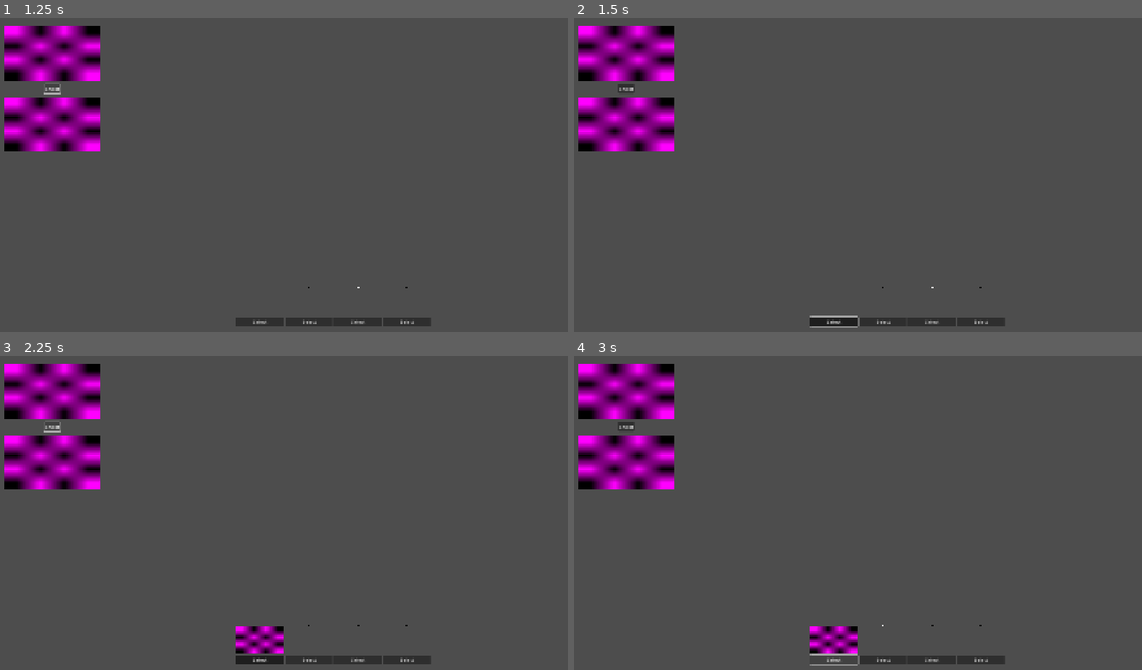
Above: before the commit, frames 1-4 (two rows, left to right).
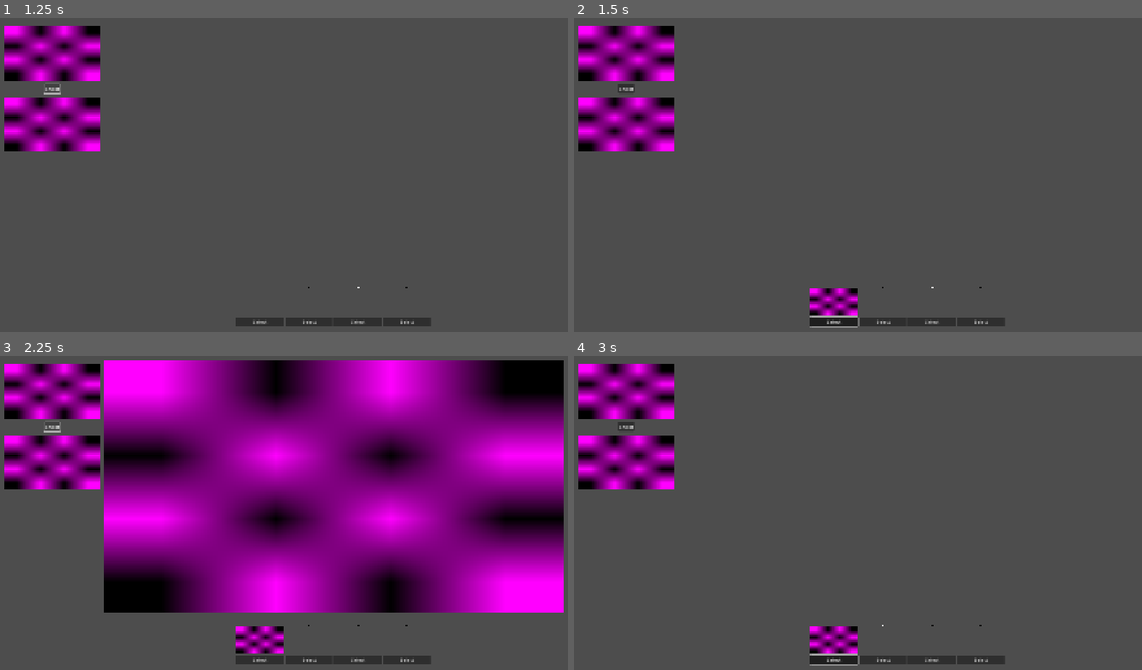
Above: after the commit, the same moments.

Repository: nielmclaren/WebcamAnimator
Game: Godot game, scene res://main.tscn
Same seed, same stepped clock (60 frames per second), same inputs: the game is played once before the commit and once after it. The engine's default icon, where the game draws it, is replaced by a stand-in: a white triangle on a blue panel in a dark square.
Inputs:
- Up to frame 1 (1.25 s): click "Shoot" at 0.5 s
- Up to frame 2 (1.5 s): click "Select" at 1.25 s
- Up to frame 3 (2.25 s): click "Shoot" at 2 s
- Up to frame 4 (3 s): click "Select" at 2.75 s

Frame 1 is identical in both runs. In frame 2, 0.7% of the frame differs, in the area x 41-50%, y 86-95%; in frame 3, 65%, in the area x 18-100%, y 1-82%; in frame 4, 0.2%.

Commit message:
Fix issue with selecting and deselecting animation frames.

Diff:
--- a/main.gd
+++ b/main.gd
@@ -1,2 +1,7 @@
 class_name Main
 extends Node2D
+
+
+func _input(event: InputEvent) -> void:
+	if event.is_action_pressed("ui_cancel") and !event.is_echo():
+		get_tree().quit()
--- a/ui/timeline_control.gd
+++ b/ui/timeline_control.gd
@@ -10,6 +10,7 @@
 
 var _frame_index: int = 0
 var _anim_timer: Timer
+var _selected_frame: TimelineFrameControl
 
 
 func setup(webcam_animator: WebcamAnimator) -> TimelineControl:
@@ -35,11 +36,14 @@
 	for frame: TimelineFrameControl in frame_controls:
 		if frame.is_selected():
 			frame.write_frame(texture)
+			frame.set_is_selected(false)
 
 
 func _ready() -> void:
 	for frame: TimelineFrameControl in frame_controls:
 		frame.set_button_group(select_frame_button_group)
+		frame.selected.connect(_frame_selected.bind(frame))
+		frame.deselected.connect(_frame_deselected.bind(frame))
 
 	_init_anim_timer()
 
@@ -63,3 +67,13 @@
 	frame_controls[_frame_index].set_is_current(true)
 
 	frame_changed.emit()
+
+
+func _frame_selected(frame_control: TimelineFrameControl) -> void:
+	_selected_frame = frame_control
+	_selected_frame.set_live_texture(_webcam_animator.webcam_manager.get_texture())
+
+
+func _frame_deselected(frame_control: TimelineFrameControl) -> void:
+	_selected_frame = frame_control
+	_selected_frame.unset_live_texture()
--- a/ui/timeline_frame_control.gd
+++ b/ui/timeline_frame_control.gd
@@ -5,9 +5,13 @@
 @export var select_button: Button
 @export var current_indicator: ColorRect
 
+signal selected
+signal deselected
+
 var _webcam_animator: WebcamAnimator
 var _frame_index: int = -1
 var _is_current: bool = false
+var _prev_texture: Texture2D
 
 
 func setup(webcam_animator: WebcamAnimator, index: int) -> TimelineFrameControl:
@@ -30,6 +34,7 @@
 
 func load() -> void:
 	frame_texrect.texture = _webcam_animator.save_manager.load_frame(_frame_index)
+	_prev_texture = frame_texrect.texture
 
 
 func save() -> void:
@@ -37,7 +42,13 @@
 
 
 func set_button_group(group: ButtonGroup) -> void:
+	if select_button.button_group:
+		select_button.button_group.changed.disconnect(_button_group_pressed)
+
 	select_button.button_group = group
+
+	if select_button.button_group:
+		select_button.button_group.pressed.connect(_button_group_pressed)
 
 
 func set_is_current(value: bool) -> void:
@@ -48,6 +59,44 @@
 		current_indicator.color = Color.BLACK
 
 
+func set_is_selected(value: bool) -> void:
+	select_button.button_pressed = value
+	_select_changed()
+
+
+# Display the webcam texture live.
+func set_live_texture(texture: Texture2D) -> void:
+	_prev_texture = frame_texrect.texture
+	frame_texrect.texture = texture
+
+
+func unset_live_texture() -> void:
+	frame_texrect.texture = _prev_texture
+
+
 func write_frame(texture: Texture2D) -> void:
 	frame_texrect.texture = Utils.duplicate_texture(texture)
+	_prev_texture = frame_texrect.texture
 	save()
+
+
+func _ready() -> void:
+	select_button.pressed.connect(_select_button_pressed)
+
+
+func _select_button_pressed() -> void:
+	_select_changed()
+	if select_button.button_pressed:
+		selected.emit()
+	else:
+		deselected.emit()
+
+
+func _select_changed() -> void:
+	if !select_button.button_pressed:
+		# Stop live update.
+		frame_texrect.texture = _prev_texture
+
+
+func _button_group_pressed(_button: BaseButton) -> void:
+	_select_changed()
